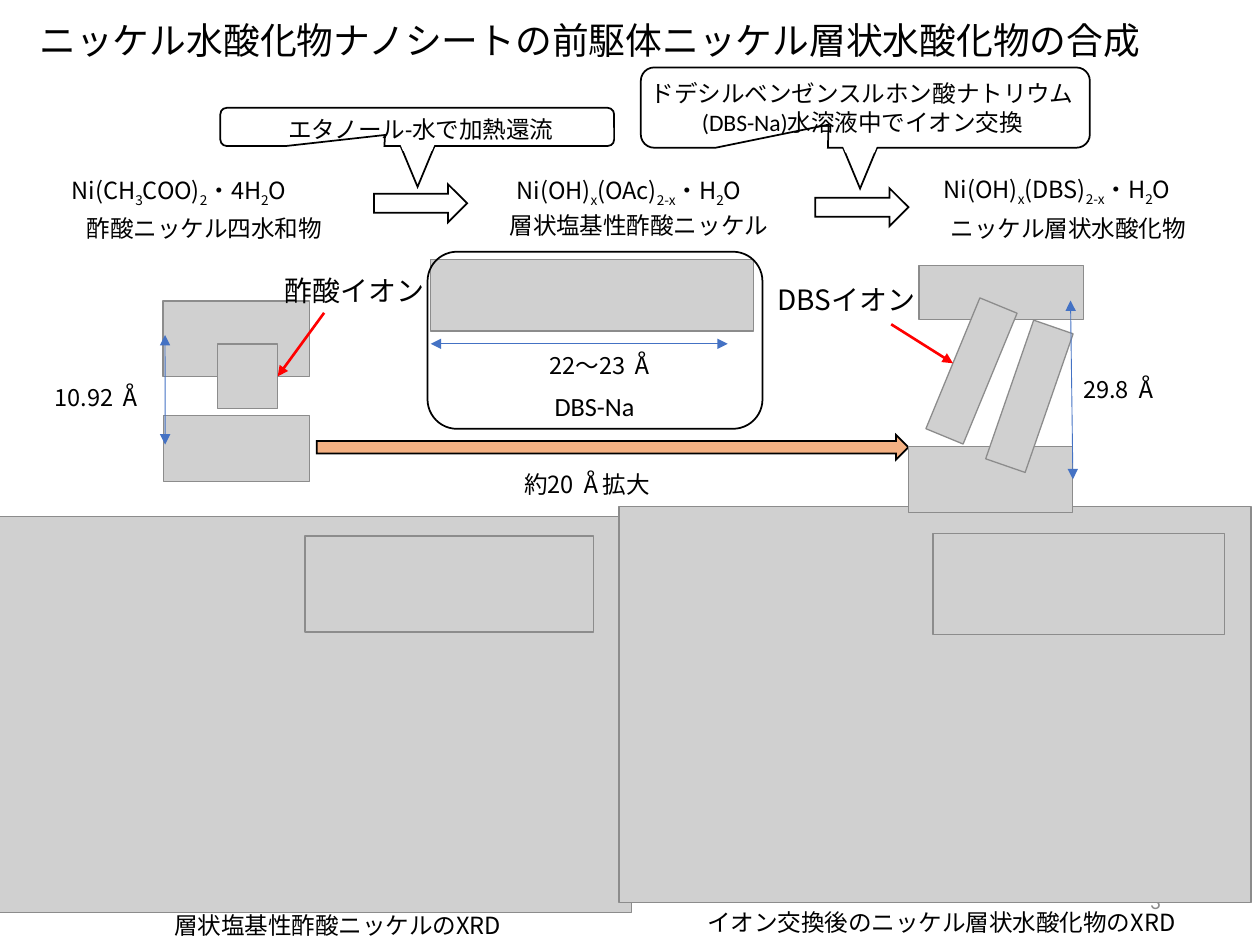
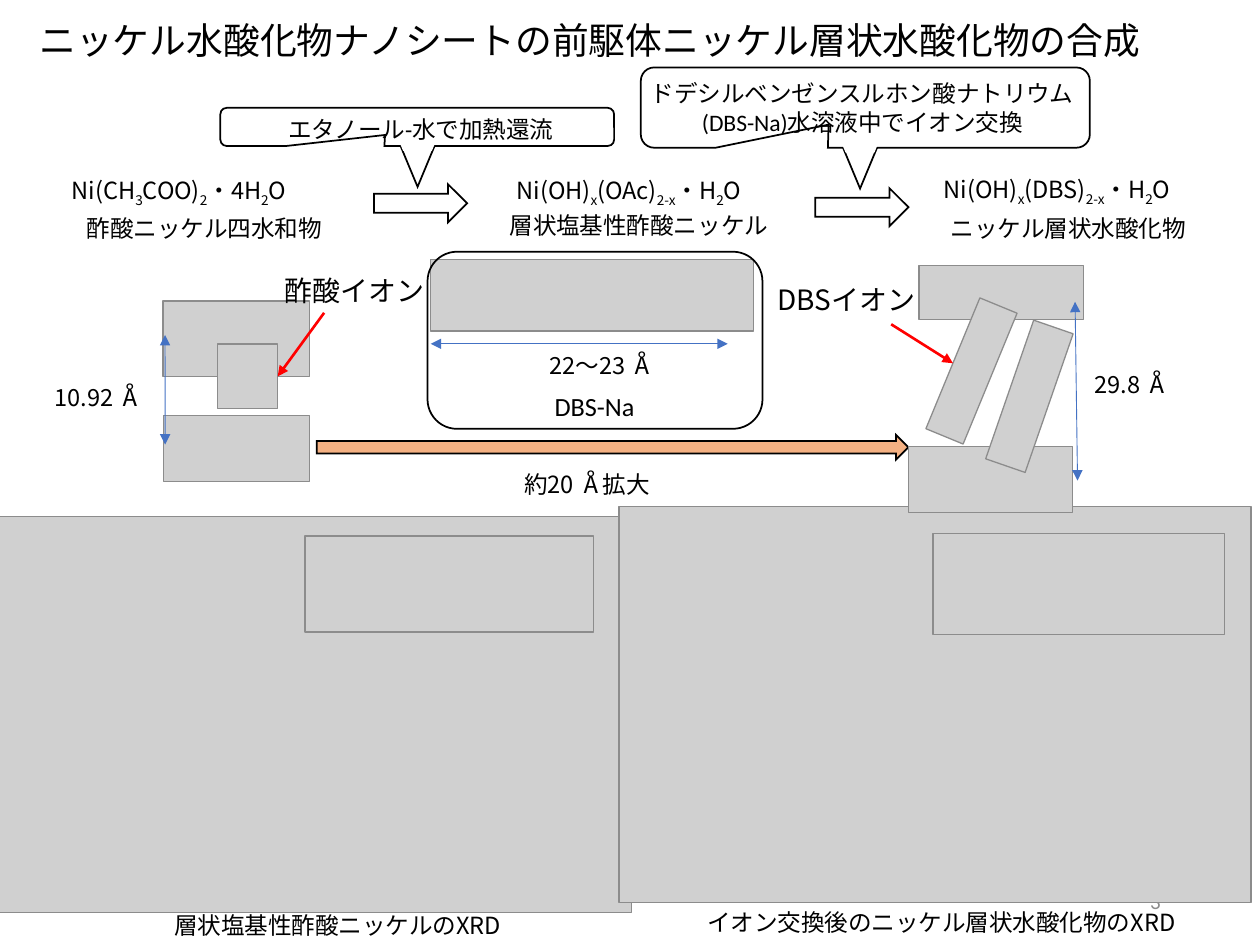
Before and after one commit to akidon0000/graduation-thesis, a slide deck: slide 3 of 発表スライド/230217_スライド01.pptx. Drawn at 1260x945 pixels with LibreOffice and Linux fonts; fonts in the diff are those of the drawing; grey boxes stand for pictures. Boxes give left, top, right and bottom in pixels: in the first picture for what was removed or moved away, otherwise in the second. Text is boxed around its words. In the diff, an @@ line names an element or a change of style, - is before the commit and + after.

```diff
--- a/発表スライド/230217_スライド01.pptx
+++ b/発表スライド/230217_スライド01.pptx
@@ double arrow moved from (1071, 301) - (1074, 479) to (1075, 302) - (1077, 480) @@
@@ text "29.8 Å": place and size @@
-text "29.8 Å" at bbox=[1083, 375, 1158, 399]
+text "29.8 Å" at bbox=[1095, 370, 1170, 394]
```
Also in this commit, not shown: 2 other slides changed, 1 other file.
